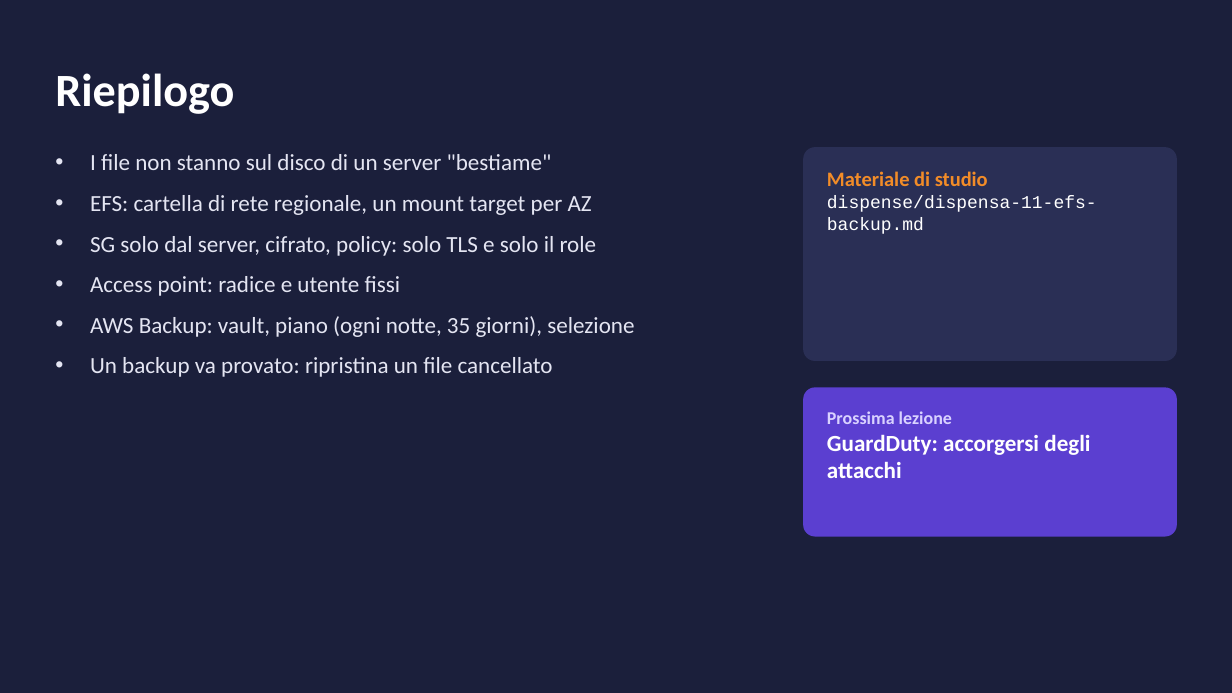
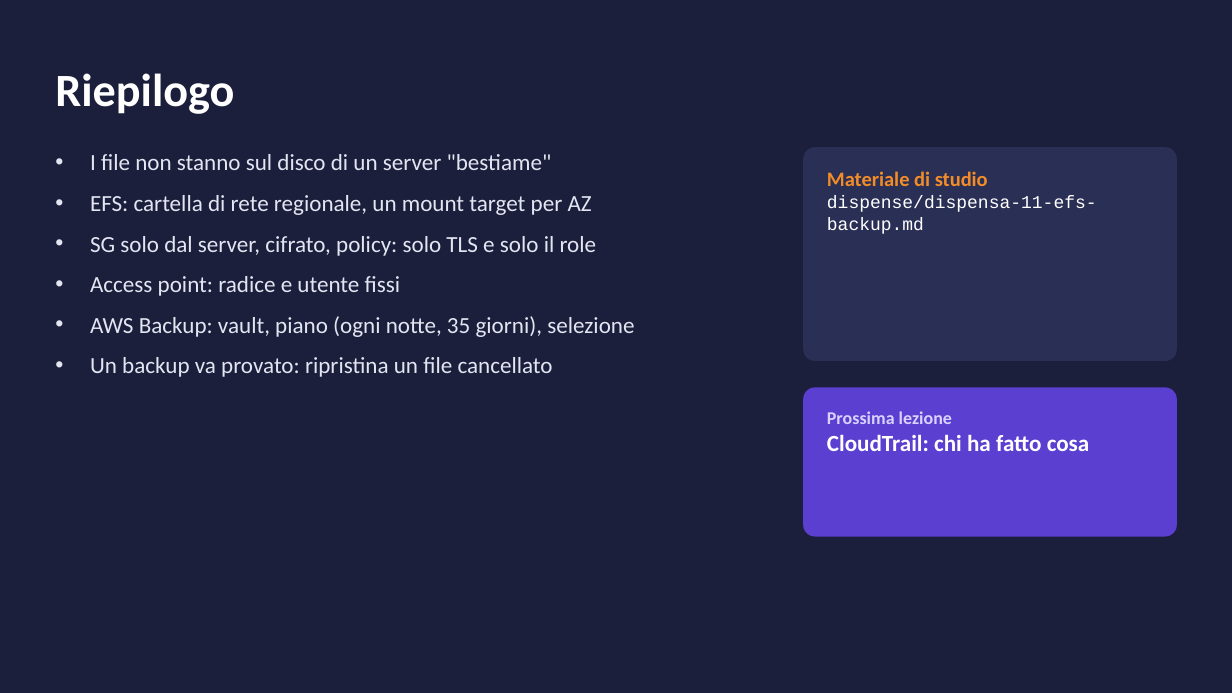
Before and after one commit to cereZ23/aws, a slide deck: slide 11 of slide/slide-11-efs-backup.pptx. Drawn at 1232x693 pixels with LibreOffice and Linux fonts; fonts in the diff are those of the drawing. Boxes give left, top, right and bottom in pixels: in the first picture for what was removed or moved away, otherwise in the second. Text is boxed around its words. In the diff, an @@ line names an element or a change of style, - is before the commit and + after.

Commit message:
Lezione 12: CloudTrail, chi ha fatto cosa; GuardDuty diventa la 13; appendice alleggerita

```diff
--- a/slide/slide-11-efs-backup.pptx
+++ b/slide/slide-11-efs-backup.pptx
@@ text at [827,435,1090,451]: text changed @@
-GuardDuty: accorgersi degli attacchi
+CloudTrail: chi ha fatto cosa
```
Also in this commit, not shown: 9 other files.
